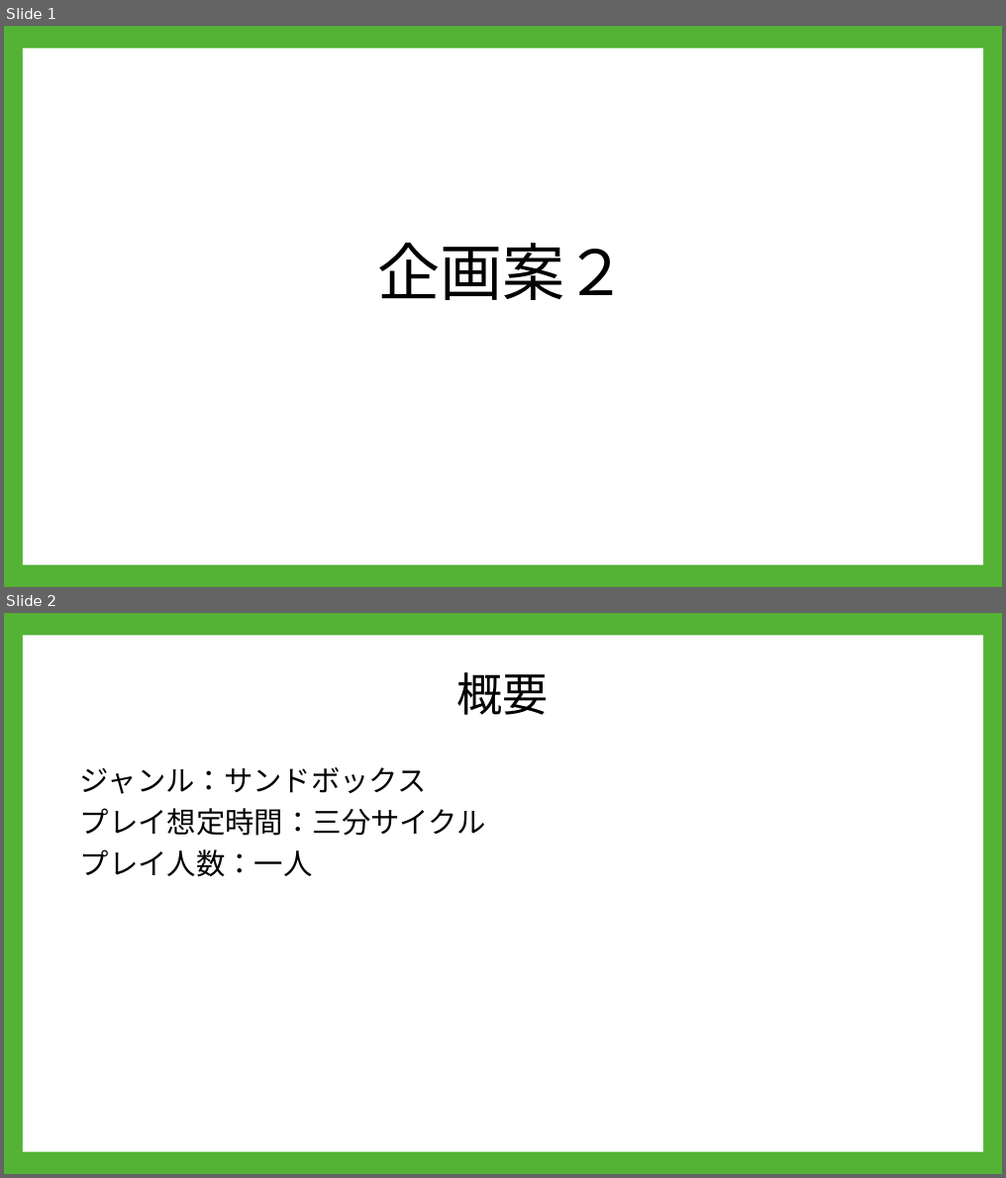
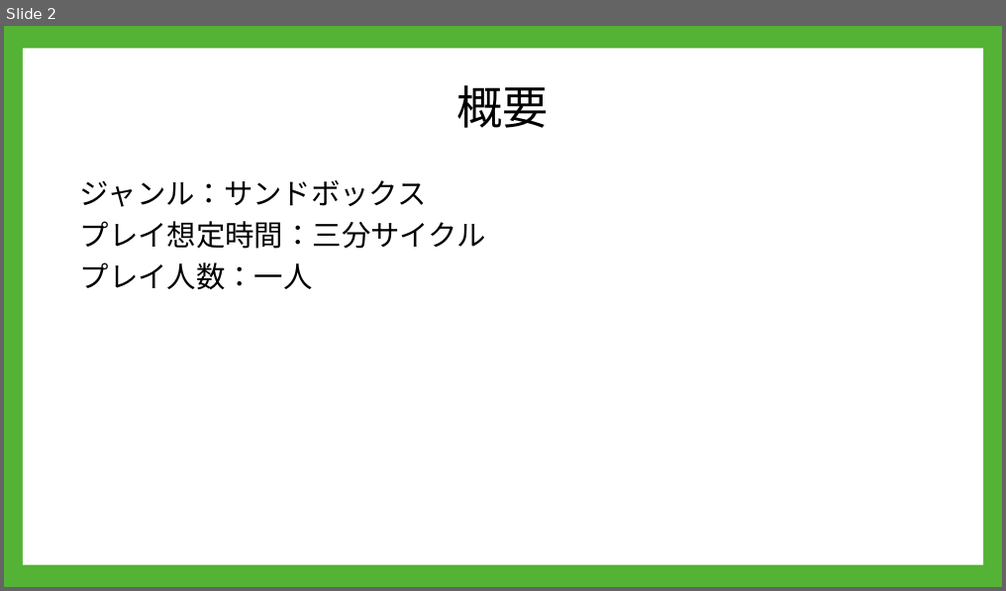
Before and after one commit to A23019/GC_A3_1, a slide deck: 企画/PowerPoint/企画案２.pptx. Shown one above the other, each under a label of ours: slides 1 and 2 before the commit, slide 2 after it. The pictures are 1006x1178 and 1006x591 pixels, drawn with LibreOffice and Linux fonts; fonts in the diff are those of the drawing; background and template pictures are left out. Boxes give left, top, right and bottom in pixels: in the first picture for what was removed or moved away, otherwise in the second. Text is boxed around its words. In the diff, an @@ line names an element or a change of style, - is before the commit and + after.

Commit message:
企画のブラッシュアップ

```diff
--- a/企画/PowerPoint/企画案２.pptx
+++ b/企画/PowerPoint/企画案２.pptx
@@ slide 1 removed at [4, 26, 1002, 587], background #54B235; not listed: 1 template element that a slide beside it also shows @@
@@ title removed at [378, 243, 628, 300] @@
-企画案２
```
Also in this commit, not shown: 2 slides added.
